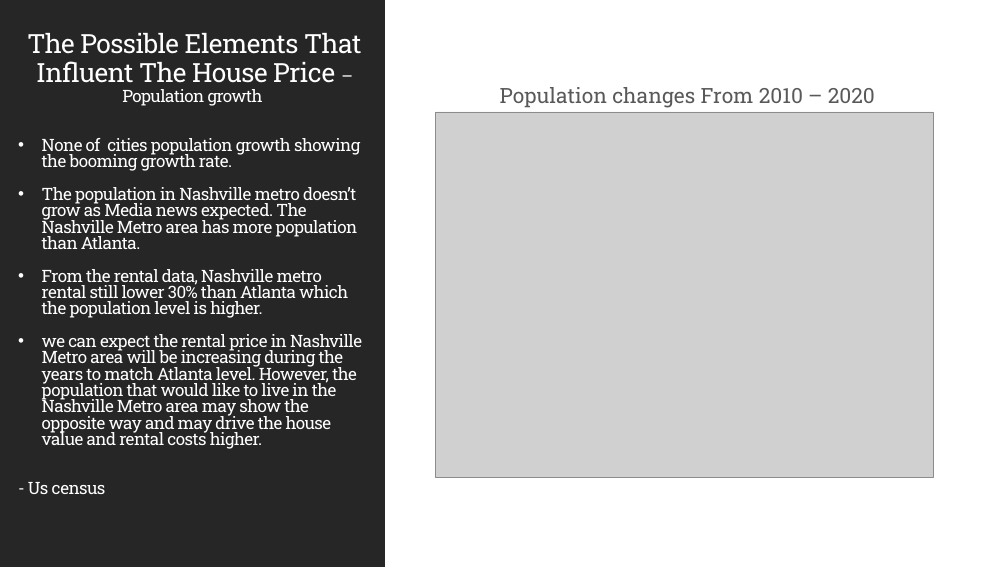
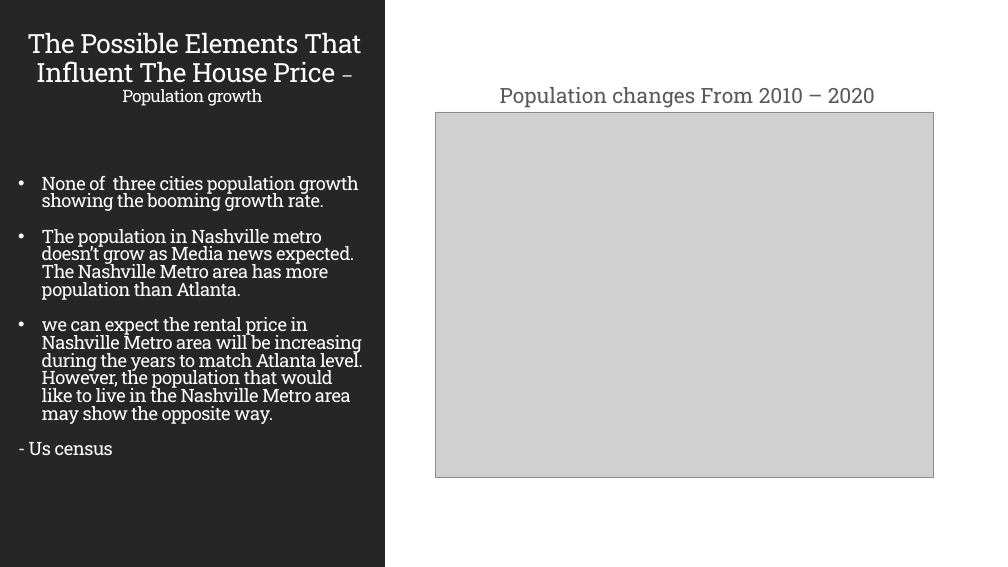
Before and after one commit to Liuchenxi1/Nashville-house-market-analysis, a slide deck: slide 9 of Nashville Housing.pptx. Drawn at 1008x567 pixels with LibreOffice and Linux fonts; fonts in the diff are those of the drawing; grey boxes stand for pictures. Boxes give left, top, right and bottom in pixels: in the first picture for what was removed or moved away, otherwise in the second. Text is boxed around its words. In the diff, an @@ line names an element or a change of style, - is before the commit and + after.

```diff
--- a/Nashville Housing.pptx
+++ b/Nashville Housing.pptx
@@ text at (42,176,359,211): text changed; size 16.2 to 17.6 pt @@
-• None of cities population growth showing the booming growth rate.
+• None of three cities population growth showing the booming growth rate.
@@ text at (29,229,354,455): size 16.2 to 17.6 pt in "The population in Nashville metro doesn’t grow ...", "- Us census" @@
@@ text at (42,317,363,424): text changed; size 16.2 to 17.6 pt @@
-• From the rental data, Nashville metro rental still lower 30% than Atlanta which the population level is higher.
-• we can expect the rental price in Nashville Metro area will be increasing during the years to match Atlanta level. However, the population that would like to live in the Nashville Metro area may show the opposite way and may drive the house value and rental costs higher.
+• we can expect the rental price in Nashville Metro area will be increasing during the years to match Atlanta level. However, the population that would like to live in the Nashville Metro area may show the opposite way.
```
Also in this commit, not shown: 8 other slides changed, 1 other file.
